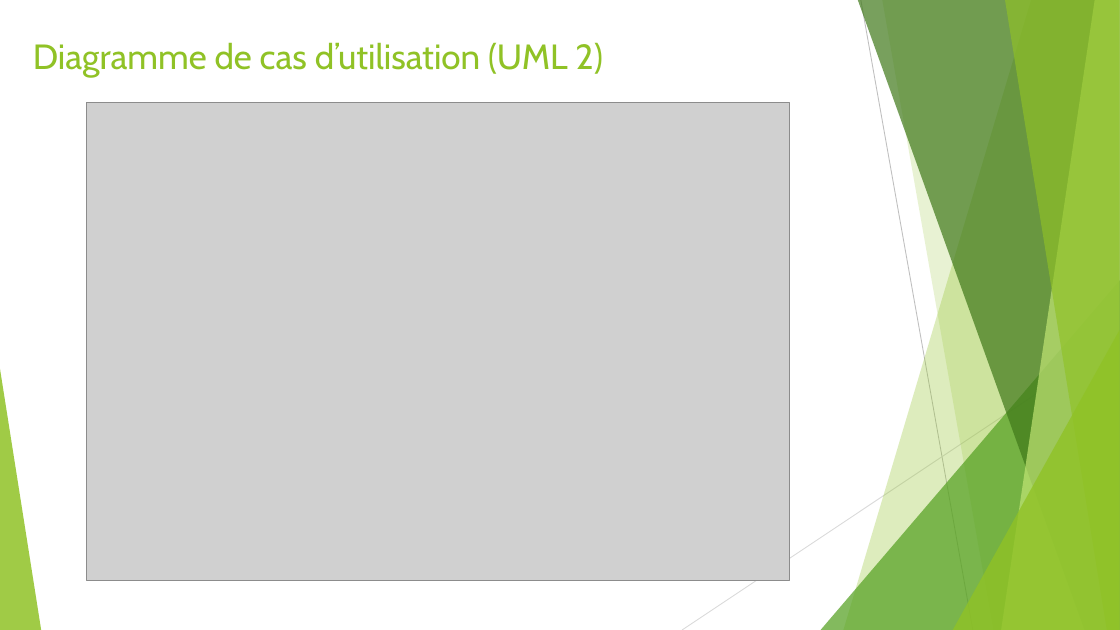
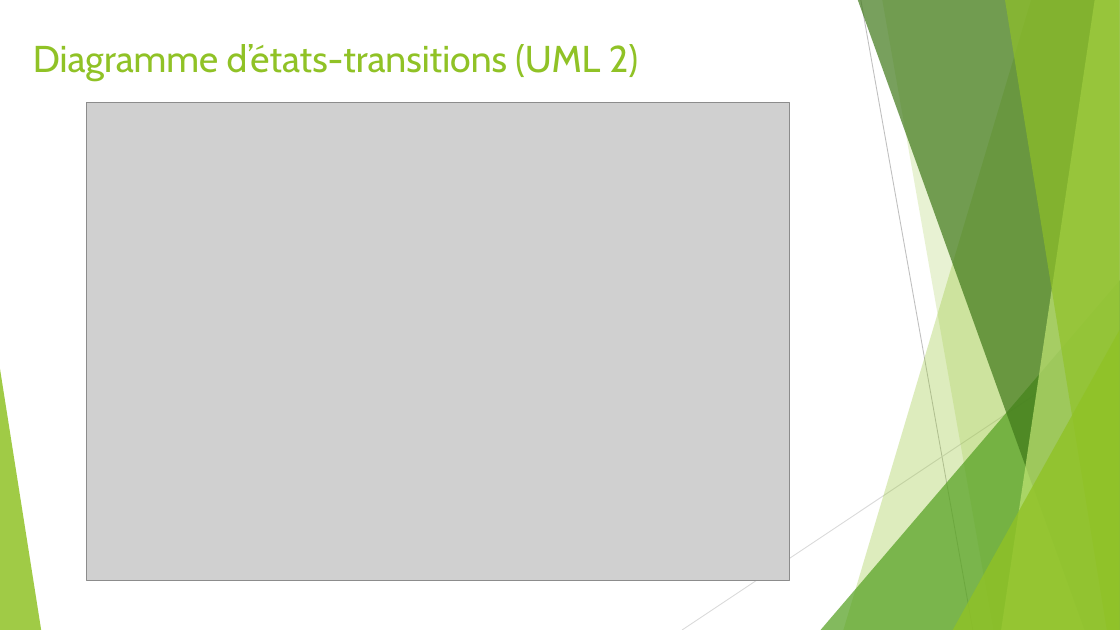
Before and after one commit to gab4321/ProjetS5, a slide deck: slide 2 of Gestion/L1 Présentation.pptx (slide 5 before the commit). Drawn at 1120x630 pixels with LibreOffice and Linux fonts; fonts in the diff are those of the drawing; grey boxes stand for pictures. Boxes give left, top, right and bottom in pixels: in the first picture for what was removed or moved away, otherwise in the second. Text is boxed around its words. In the diff, an @@ line names an element or a change of style, - is before the commit and + after.

```diff
--- a/Gestion/L1 Présentation.pptx
+++ b/Gestion/L1 Présentation.pptx
@@ title at (33,44,638,80): text changed; size 30 to 32 pt @@
-Diagramme de cas d’utilisation (UML 2)
+Diagramme d’états-transitions (UML 2)
```
Also in this commit, not shown: 6 other slides changed, 2 slides added, 19 slides removed, 2 other files.
